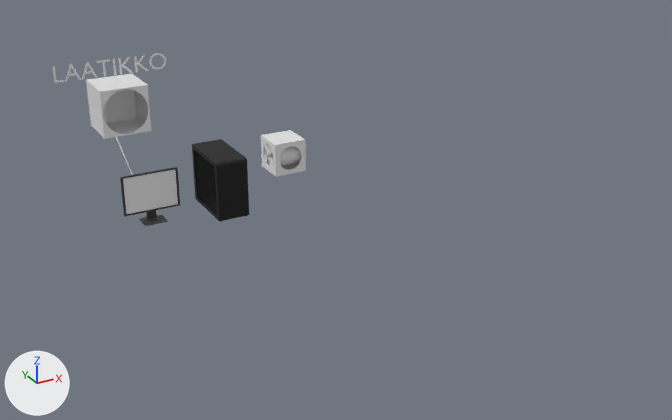
What one commit did to the Blender file PERKELE.blend.
One viewpoint serves both versions: a camera (50 mm lens) standing at (-26.2, -89.7, 41.3) and looking at (6.8, -29.8, 11.4). The axes (+X, +Y, +Z) are drawn at lower left. The lights are the same throughout.
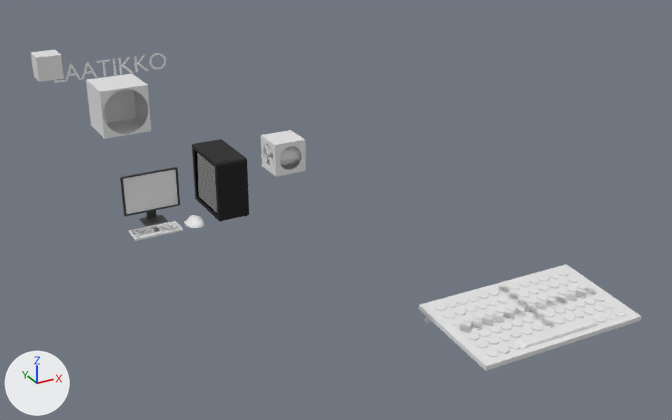
Boxes (x1, y1, x2, y2) around the edits, measured in the pictures (672 x 420 px):
'Cube.007', added: after (419, 264, 642, 371)
'Cube.010', added: after (452, 283, 605, 340)
'Cube.009', added: after (443, 276, 614, 348)
'Cube.008', added: after (435, 270, 625, 357)
'Cube.011', added: after (459, 288, 596, 333)
'Plane', surface changed (black to grey): (195, 151, 217, 214) in both
'Cube.005', added: after (31, 50, 64, 82)
'Plane.004', added: after (515, 318, 599, 349)
'Cube.001', added: after (131, 222, 181, 238)
'Cube', added: after (129, 221, 183, 241)
'Sphere', added: after (184, 215, 204, 228)
'Cylinder.001', moved, turned, rescaled (not visible afterwards): before (116, 137, 133, 175)

What changed in the scene script:
```text
Change mat_material_002:
    remove n0 = _N.new('ShaderNodeBsdfPrincipled'); n0.name = 'Principled BSDF'
    remove n0.inputs[4].default_value = 0.0157  # 'Alpha'
    where n1 = _N.new('ShaderNodeOutputMaterial'); n1.name = 'Material Output'
    remove _L.new(n0.outputs[0], n1.inputs[0])  # 'BSDF' to 'Surface'
    add n2 = _N.new('ShaderNodeBsdfGlass'); n2.name = 'Glass BSDF'
    add n2.distribution = 'GGX'
    add n2.inputs[2].default_value = 9.6  # 'IOR'
    add _L.new(n2.outputs[0], n1.inputs[0])  # 'BSDF' to 'Surface'
Change ob_cylinder_001:
    ob_cylinder_001.location: (0.17, 3.16, 0.97) -> (3.75, -2.28, 0.66)
    ob_cylinder_001.rotation_euler: (6.01, -1.31, -2.937) -> (0.0, -1.587, 0.0)  # degrees (344, -75, -168) -> degrees (0, -91, 0)
    ob_cylinder_001.scale: (-0.273, -0.273, -0.273) -> (0.537, 0.536, 1.12)
Add ob_plane_004:
    ob_plane_004 = bpy.data.objects.new('Plane.004', me_plane_006)  # 12 vertices, 10 faces; spans x -1.0..1.0, y -1.0..1.0, z 0.0..0.11
    ob_plane_004.location = (13.78, -48.59, 7.88)
    ob_plane_004.rotation_euler = (0.0683, 0.00311, -0.00837)  # degrees (3.9, 0.2, -0.5)
    ob_plane_004.scale = (3.39, 0.445, 1.68)
Add ob_cube_011:
    ob_cube_011 = bpy.data.objects.new('Cube.011', me_cube_017)  # 16 vertices, 10 faces; spans x -1.0..1.0, y -1.0..1.0, z -1.0..1.0; modifiers ARRAY, MIRROR
    ob_cube_011.location = (8.28, -45.43, 8.12)
    ob_cube_011.rotation_euler = (0.0683, 0.00311, -0.00837)  # degrees (3.9, 0.2, -0.5)
    ob_cube_011.scale = (0.39, 0.39, -0.0772)
Add ob_cube_007:
    ob_cube_007 = bpy.data.objects.new('Cube.007', me_cube_013)  # a box spanning x -1.0..1.0, y -1.0..1.0, z -1.0..1.0
    ob_cube_007.location = (13.92, -45.48, 7.9)
    ob_cube_007.rotation_euler = (0.0683, 0.00311, -0.00837)  # degrees (3.9, 0.2, -0.5)
    ob_cube_007.scale = (6.82, -4.03, 0.179)
Add ob_cube_010:
    ob_cube_010 = bpy.data.objects.new('Cube.010', me_cube_017.copy())  # modifiers ARRAY, MIRROR
    ob_cube_010.location = (8.28, -44.52, 8.18)
    ob_cube_010.rotation_euler = (0.0683, 0.00311, -0.00837)  # degrees (3.9, 0.2, -0.5)
    ob_cube_010.scale = (0.39, 0.39, -0.0772)
Add ob_cube_009:
    ob_cube_009 = bpy.data.objects.new('Cube.009', me_cube_017.copy())  # modifiers ARRAY, MIRROR
    ob_cube_009.location = (8.29, -43.51, 8.25)
    ob_cube_009.rotation_euler = (0.0683, 0.00311, -0.00837)  # degrees (3.9, 0.2, -0.5)
    ob_cube_009.scale = (0.39, 0.39, -0.0772)
Add ob_cube_008:
    ob_cube_008 = bpy.data.objects.new('Cube.008', me_cube_017.copy())  # modifiers ARRAY, MIRROR
    ob_cube_008.location = (8.3, -42.42, 8.32)
    ob_cube_008.rotation_euler = (0.0683, 0.00311, -0.00837)  # degrees (3.9, 0.2, -0.5)
    ob_cube_008.scale = (0.39, 0.39, -0.0772)
Add ob_cube_005:
    ob_cube_005 = bpy.data.objects.new('Cube.005', me_cube_009)  # 722 vertices, 714 faces; spans x -1.0..1.0, y -1.0..1.0, z -1.0..1.0
    ob_cube_005.location = (-10.79, -12.35, 21.39)
Add ob_sphere:
    ob_sphere = bpy.data.objects.new('Sphere', me_sphere)  # 409 vertices, 413 faces; spans x -1.59..1.0, y -1.0..1.0, z 0.0..1.0
    ob_sphere.location = (4.4, -3.19, 0.22)
    ob_sphere.scale = (0.755, 1.44, 0.685)
Add ob_cube_001:
    ob_cube_001 = bpy.data.objects.new('Cube.001', me_cube_007)  # 168 vertices, 90 faces; spans x -0.81..0.11, y -2.58..0.46, z -7.02..-6.1; modifiers ARRAY, MIRROR
    ob_cube_001.location = (-2.12, -2.02, 0.51)
    ob_cube_001.scale = (0.305, 0.305, 0.048)
Add ob_cube:
    ob_cube = bpy.data.objects.new('Cube', me_cube_006)  # 64 vertices, 36 faces; spans x -1.0..1.0, y -1.0..1.0, z -1.0..1.33
    ob_cube.location = (0.08, -2.81, 0.08)
    ob_cube.scale = (2.59, 1.16, 0.103)
```
